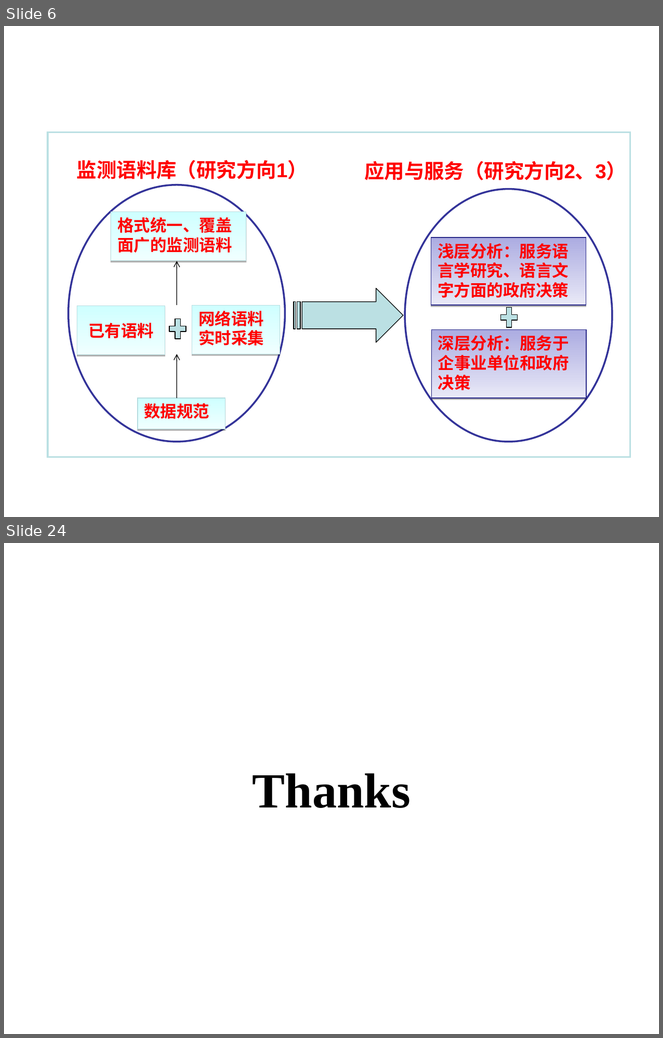
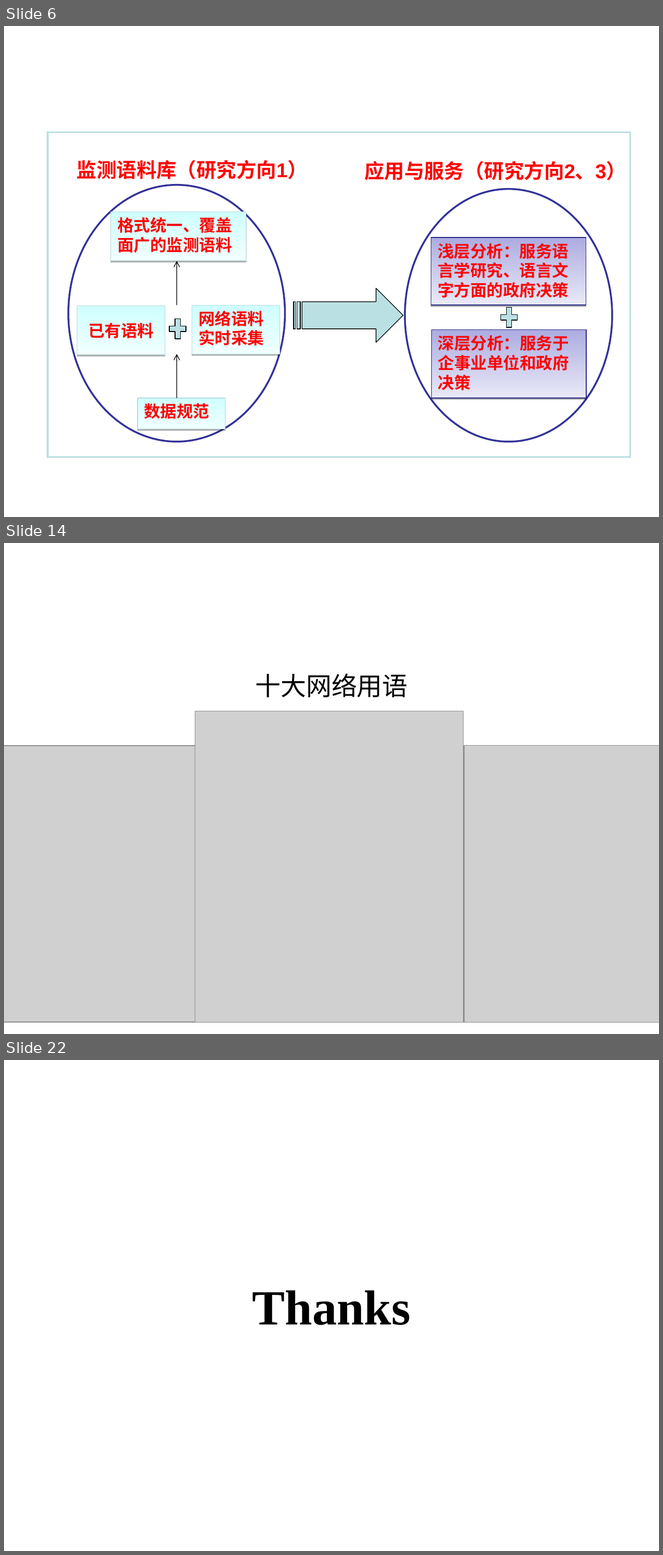
Before and after one commit to shqcandy/Report, a slide deck: 报告_v1.ppt. Shown one above the other, each under a label of ours: slides 6 and 24 before the commit, slides 6, 14 and 22 after it; the slides between them are not shown. The pictures are 663x1038 and 663x1555 pixels, drawn with LibreOffice and Linux fonts; fonts in the diff are those of the drawing; grey boxes stand for pictures; background and template pictures are left out. Boxes give left, top, right and bottom in pixels: in the first picture for what was removed or moved away, otherwise in the second. Text is boxed around its words. In the diff, an @@ line names an element or a change of style, - is before the commit and + after.

```diff
--- a/报告_v1.ppt
+++ b/报告_v1.ppt
@@ slide 14 added at (x1=4, y1=543, x2=659, y2=1034), background picture (left out) @@
@@ title added at (x1=255, y1=674, x2=408, y2=697), 28 pt, text #000000 @@
+十大网络用语
@@ picture added at (x1=195, y1=711, x2=464, y2=1022) @@
@@ picture added at (x1=464, y1=745, x2=659, y2=1022) @@
@@ picture added at (x1=4, y1=746, x2=195, y2=1022) @@
@@ what was slide 24 is now slide 22 @@
```
Also in this commit, not shown: 8 slides changed, 3 other slides added, 6 slides removed.
